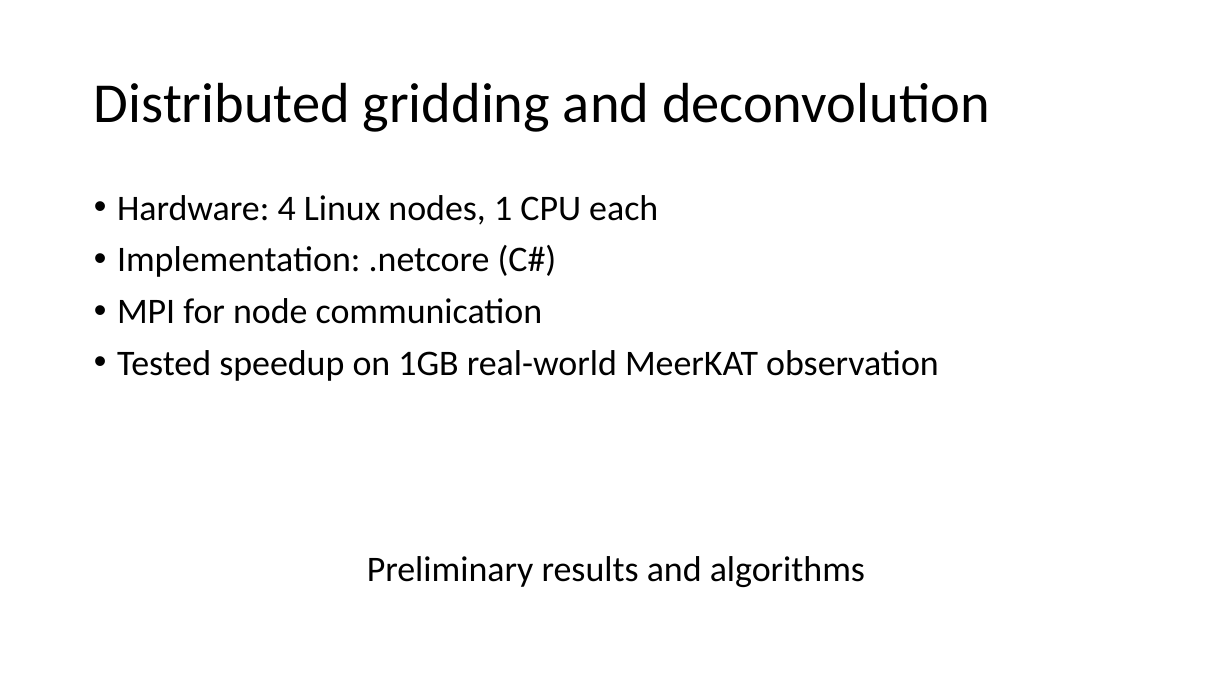
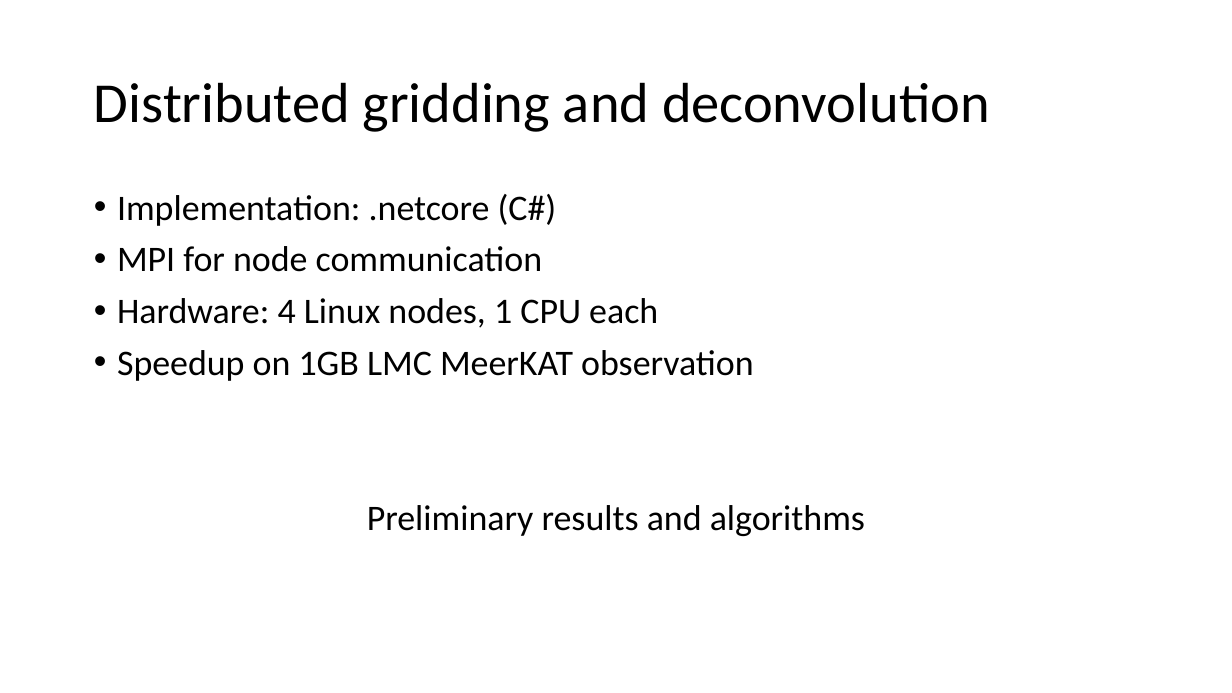
Before and after one commit to lord-blueberry/p9-doc, a slide deck: slide 4 of SKA-Days/pp.pptx. Drawn at 1232x693 pixels with LibreOffice and Linux fonts; fonts in the diff are those of the drawing. Boxes give left, top, right and bottom in pixels: in the first picture for what was removed or moved away, otherwise in the second. Text is boxed around its words. In the diff, an @@ line names an element or a change of style, - is before the commit and + after.

```diff
--- a/SKA-Days/pp.pptx
+++ b/SKA-Days/pp.pptx
@@ text at [117, 195, 658, 225]: paragraph removed @@
-• Hardware: 4 Linux nodes, 1 CPU each
@@ text at [117, 298, 754, 381]: text changed @@
-• Tested speedup on 1GB real-world MeerKAT observation
+• Hardware: 4 Linux nodes, 1 CPU each
+• Speedup on 1GB LMC MeerKAT observation
```
Also in this commit, not shown: 9 other slides changed, 3 slides removed, 13 other files.
